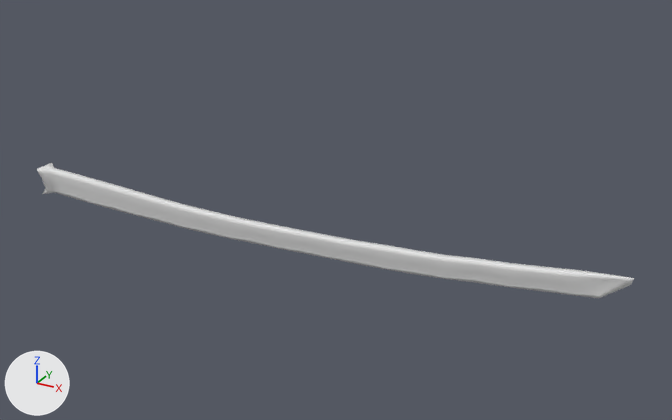
What one commit did to the FBX model Assets/Models/NoName/noname blade.fbx.
One viewpoint serves both versions: a 50 mm lens placed at (4.59, -7.23, 3.57), pointed at (0.5, 0.2, -0.14). Every picture has the same lights, and +X, +Y and +Z are marked at lower left. Both versions are drawn at frame 1 of the action 'Body.013|Body.013Action'; the numbers are the values there.

Names of what the first picture shows: 'Body.013'.
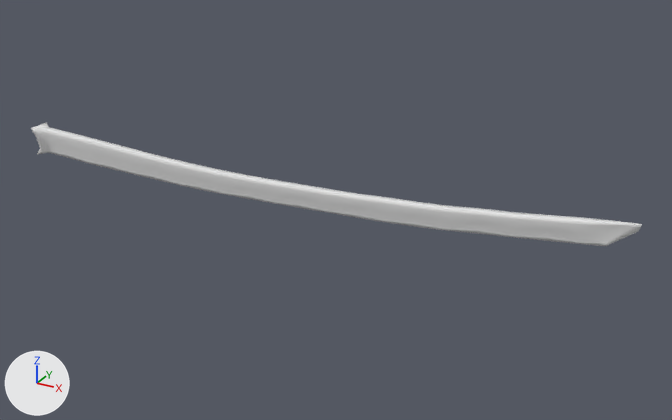
What differs and where, as boxes (x1, y1, x2, y2) in the pictures (672 x 420 px):
'Body.013', moved: before (37, 163, 634, 298); after (31, 122, 642, 246)

The change in detail:
Object 'Body.013' (ob_body_013) moves from (0.0, 0.0, -0.494) to (0.0, 0.0, 0.0).
